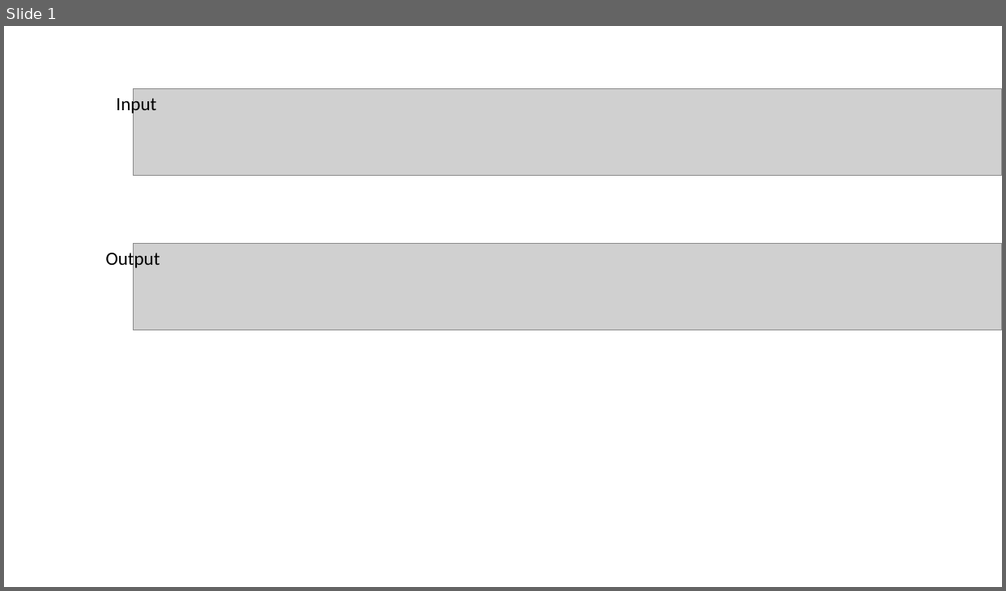
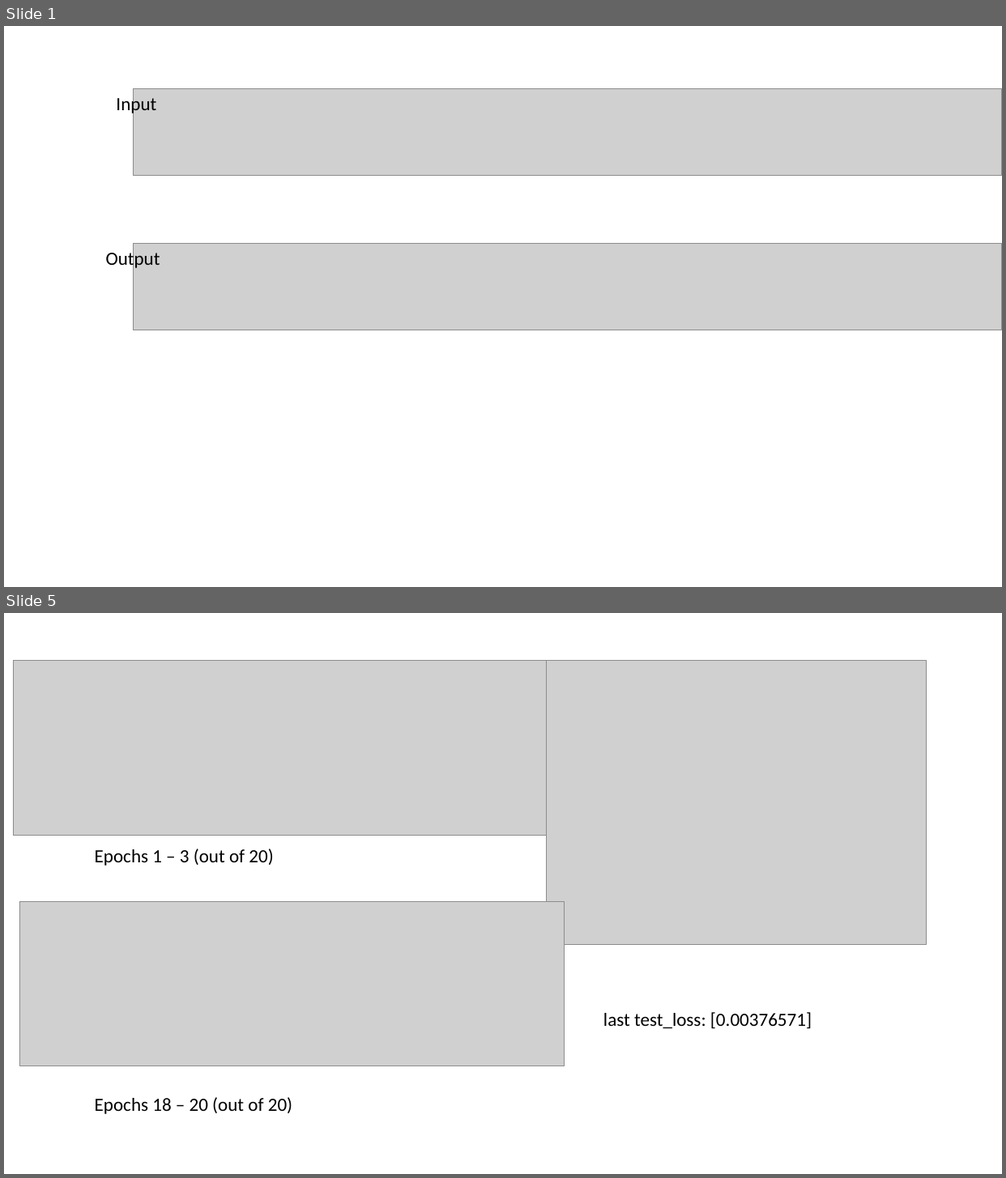
Before and after one commit to saeranv/DeepRad, a slide deck: paper_imgs/ppt_cheat.pptx. Shown one above the other, each under a label of ours: slide 1 before the commit, slides 1 and 5 after it; the slides between them are not shown. The pictures are 1006x591 and 1006x1178 pixels, drawn with LibreOffice and Linux fonts; fonts in the diff are those of the drawing; grey boxes stand for pictures. Boxes give left, top, right and bottom in pixels: in the first picture for what was removed or moved away, otherwise in the second. Text is boxed around its words. In the diff, an @@ line names an element or a change of style, - is before the commit and + after.

```diff
--- a/paper_imgs/ppt_cheat.pptx
+++ b/paper_imgs/ppt_cheat.pptx
@@ slide 5 added at bbox=[4, 613, 1002, 1174], background #FFFFFF @@
@@ picture added at bbox=[13, 660, 557, 835] @@
@@ picture added at bbox=[547, 660, 927, 944] @@
@@ text added at bbox=[95, 849, 273, 866], 18 pt, text #000000 @@
+Epochs 1 – 3 (out of 20)
@@ picture added at bbox=[19, 902, 564, 1066] @@
@@ text added at bbox=[603, 1012, 812, 1029], 18 pt, text #000000 @@
+last test_loss: [0.00376571]
@@ text added at bbox=[95, 1097, 292, 1114], 18 pt, text #000000 @@
+Epochs 18 – 20 (out of 20)
```
Also in this commit, not shown: 4 other slides added, 34 other files.
